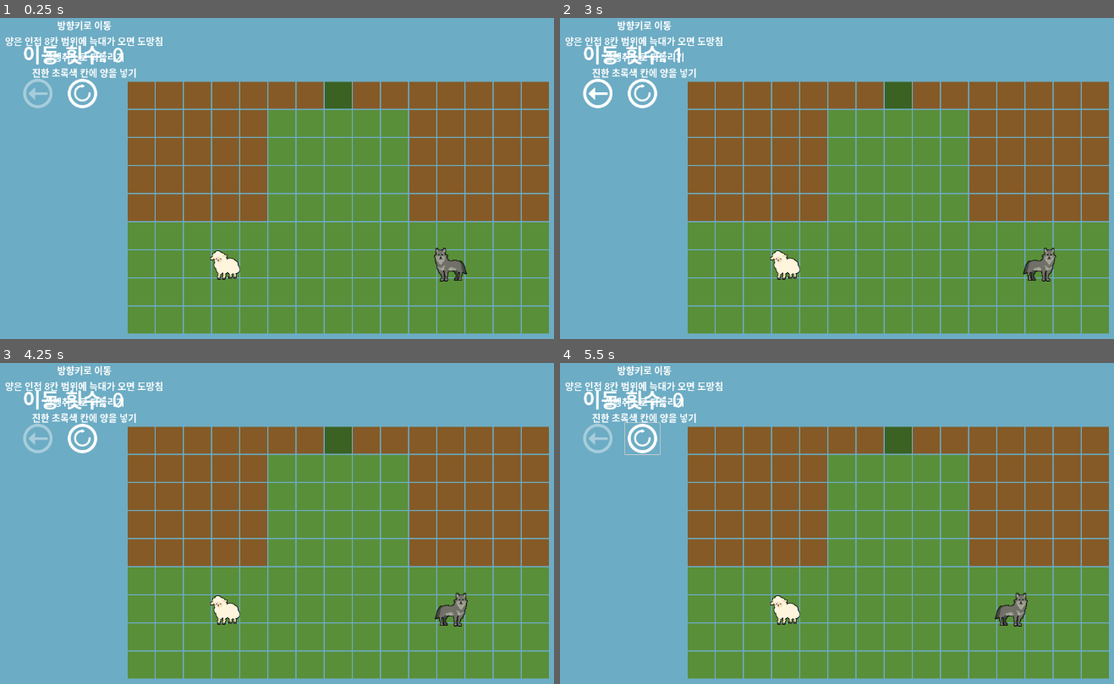
Above: before the commit, frames 1-4 (two rows, left to right).
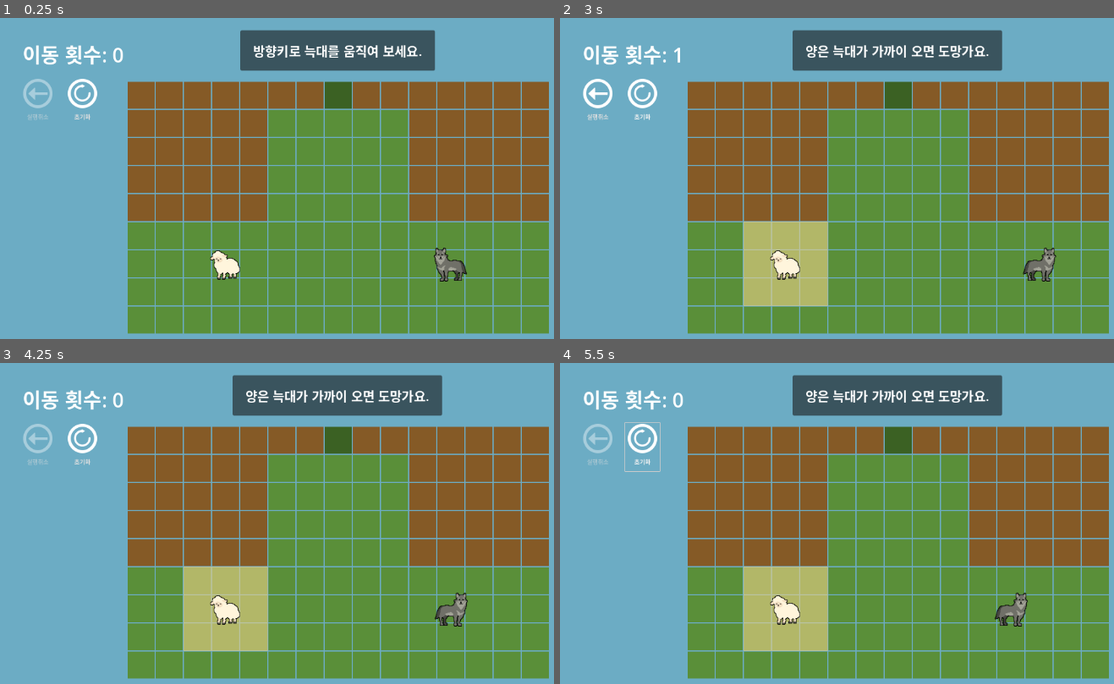
Above: after the commit, the same moments.

Repository: bnnajh7411-a11y/sokoban
Game: Godot game, scene res://scenes/Stage1.tscn
The game is run twice, just before and just after one commit, with the same random seed, the same clock (stepped at 60 frames per second) and the same inputs. This scene is started directly instead of the project's main scene.
Inputs (mouse positions are in pixels of both pictures, inside the frame that each line leads up to; where the layout moved, square brackets give the same spot in the first picture):
- Up to frame 1 (0.25 s): no input
- Up to frame 2 (3 s): click (643, 101) [643, 95] at 0.5 s; click (643, 101) [643, 95] at 1.25 s; click (643, 101) [643, 95] at 2 s; tap Enter at 2.75 s; hold Right (ui_right) from 2.78 s (still down)
- Up to frame 3 (4.25 s): release Right (ui_right) at 3.5 s; click (38, 446) [38, 440] at 3.5 s
- Up to frame 4 (5.5 s): tap Space at 4.25 s; hold Down (ui_down) 4.28-5.03 s; tap Enter at 5 s; hold Right (ui_right) from 5.03 s (still down)

The runs differ from the first frame. In frame 1, 5.7% of the frame differs, in the area x 0-79%, y 0-32%; in frame 2, 9.8%; in frame 3, 9.7%; in frame 4, 9.8%, in the area x 0-80%, y 0-90%.

Commit message:
Tutorial

Diff:
--- a/Main.gd
+++ b/Main.gd
@@ -17,6 +17,7 @@
 @onready var result_title_label: Label = $CanvasLayer/ClearOverlay/CenterContainer/ClearPanel/VBoxContainer/TitleLabel
 @onready var result_message_label: Label = $CanvasLayer/ClearOverlay/CenterContainer/ClearPanel/VBoxContainer/MessageLabel
 @onready var restart_button: Button = $CanvasLayer/ClearOverlay/CenterContainer/ClearPanel/VBoxContainer/RetryButton
+@onready var tutorial_overlay: Node = get_node_or_null("CanvasLayer/TutorialOverlay")
 
 var _goal_cells: Dictionary = {}
 var _undo_history: Array = []
@@ -298,6 +299,9 @@
 
 
 func _on_restart_button_pressed() -> void:
+	if tutorial_overlay != null and tutorial_overlay.has_method("prepare_for_restart"):
+		tutorial_overlay.call("prepare_for_restart")
+
 	get_tree().reload_current_scene()
 
 
--- a/project.godot
+++ b/project.godot
@@ -11,7 +11,7 @@
 [application]
 
 config/name="Sokoban"
-run/main_scene="uid://m32m7mc7nxp"
+run/main_scene="res://scenes/Main.tscn"
 config/features=PackedStringArray("4.6", "Forward Plus")
 config/icon="res://icon.svg"
 
--- a/scenes/Stage1.tscn
+++ b/scenes/Stage1.tscn
@@ -6,6 +6,7 @@
 [ext_resource type="Texture2D" uid="uid://dpujglgwqhbnh" path="res://image/Undo.png" id="3_5mgwk"]
 [ext_resource type="PackedScene" uid="uid://boiwx3wbv6oq8" path="res://actors/Player.tscn" id="3_qasgr"]
 [ext_resource type="Texture2D" uid="uid://dqdopxl3axuhl" path="res://image/Retry.png" id="4_cskvh"]
+[ext_resource type="Script" uid="uid://cblu8a023gdar" path="res://scenes/Stage1Tutorial.gd" id="5_tutorial"]
 
 [node name="Stage1" type="Node2D" unique_id=1683069215]
 script = ExtResource("1_qasgr")
@@ -18,6 +19,18 @@
 position = Vector2(170, 60)
 tile_map_data = PackedByteArray("AAABAAgAAAAAAAAAAAACAAgAAAAAAAAAAAADAAgAAAAAAAAAAAAEAAgAAAAAAAAAAAAFAAgAAAAAAAAAAAAGAA …(2080 unchanged characters)…
 tile_set = ExtResource("1_06ygk")
+
+[node name="Sight" type="Polygon2D" parent="." unique_id=762950842]
+visible = false
+position = Vector2(314, 348)
+color = Color(0.93404996, 0.8278295, 0.5345957, 0.5921569)
+polygon = PackedVector2Array(0, 0, 0, 144, 144, 144, 144, 0)
+
+[node name="Highlight" type="Polygon2D" parent="." unique_id=1471570494]
+visible = false
+position = Vector2(24, 87)
+color = Color(0.93333334, 0.827451, 0.53333336, 0.87058824)
+polygon = PackedVector2Array(0, 0, 0, 100, 160, 100, 160, 0, 150, 10, 150, 90, 10, 90, 10, 10, 150, 10, 160, 0)
 
 [node name="CanvasLayer" type="CanvasLayer" parent="." unique_id=139670489]
 layer = 10
@@ -50,10 +63,12 @@
 offset_right = 144.0
 offset_bottom = 198.0
 scale = Vector2(0.5, 0.5)
-theme_override_icons/icon = ExtResource("3_5mgwk")
+theme_override_font_sizes/font_size = 20
+text = "실행취소"
 icon = ExtResource("3_5mgwk")
 flat = true
 icon_alignment = 1
+vertical_icon_alignment = 0
 
 [node name="RetryButton" type="Button" parent="CanvasLayer/Hud" unique_id=1529828039]
 custom_minimum_size = Vector2(120, 32)
@@ -63,10 +78,12 @@
 offset_right = 220.0
 offset_bottom = 198.0
 scale = Vector2(0.5, 0.5)
-theme_override_icons/icon = ExtResource("3_5mgwk")
+theme_override_font_sizes/font_size = 20
+text = "초기화"
 icon = ExtResource("4_cskvh")
 flat = true
 icon_alignment = 1
+vertical_icon_alignment = 0
 
 [node name="ClearOverlay" type="Control" parent="CanvasLayer" unique_id=1730192693]
 visible = false
@@ -112,22 +129,50 @@
 layout_mode = 2
 text = "다시 플레이"
 
-[node name="Tutorial" type="Control" parent="CanvasLayer" unique_id=1214005666]
+[node name="TutorialOverlay" type="Control" parent="CanvasLayer" unique_id=1214005666]
 layout_mode = 3
+anchors_preset = 15
+anchor_right = 1.0
+anchor_bottom = 1.0
+grow_horizontal = 2
+grow_vertical = 2
+mouse_filter = 2
+script = ExtResource("5_tutorial")
+
+[node name="MessageOverlay" type="Control" parent="CanvasLayer/TutorialOverlay" unique_id=60450945]
 anchors_preset = 0
-offset_right = 40.0
-offset_bottom = 40.0
+anchor_right = 1.0
+anchor_bottom = 1.0
+mouse_filter = 2
 
-[node name="Label" type="Label" parent="CanvasLayer/Tutorial" unique_id=56227795]
-layout_mode = 0
-offset_right = 291.0
-offset_bottom = 101.0
-text = "방향키로 이동
-양은 인접 8칸 범위에 늑대가 오면 도망침
-실행취소로 되돌리기
-진한 초록색 칸에 양을 넣기"
+[node name="CenterContainer" type="CenterContainer" parent="CanvasLayer/TutorialOverlay/MessageOverlay" unique_id=857475462]
+layout_mode = 1
+anchors_preset = 15
+anchor_right = 1.0
+anchor_bottom = 1.0
+offset_left = 1.0
+offset_top = -268.0
+offset_right = 1.0
+offset_bottom = -268.0
+grow_horizontal = 2
+grow_vertical = 2
+mouse_filter = 2
+
+[node name="TutorialPanel" type="PanelContainer" parent="CanvasLayer/TutorialOverlay/MessageOverlay/CenterContainer" unique_id=194148182]
+layout_mode = 2
+
+[node name="MarginContainer" type="MarginContainer" parent="CanvasLayer/TutorialOverlay/MessageOverlay/CenterContainer/TutorialPanel" unique_id=777438641]
+layout_mode = 2
+theme_override_constants/margin_left = 22
+theme_override_constants/margin_top = 18
+theme_override_constants/margin_right = 22
+theme_override_constants/margin_bottom = 18
+
+[node name="MessageLabel" type="Label" parent="CanvasLayer/TutorialOverlay/MessageOverlay/CenterContainer/TutorialPanel/MarginContainer" unique_id=1858027024]
+layout_mode = 2
+theme_override_font_sizes/font_size = 22
+text = "방향키로 늑대를 움직여 보세요."
 horizontal_alignment = 1
-vertical_alignment = 1
 language = "ko_KR"
 
 [node name="Sheep" parent="." unique_id=1311717518 instance=ExtResource("2_hp1su")]
--- /dev/null
+++ b/scenes/Stage1Tutorial.gd
@@ -0,0 +1,332 @@
+extends Control
+
+const SHEEP_GROUP_NAME: StringName = &"sheep"
+const OPENING_BODY_TEXT: String = "방향키로 늑대를 움직여 보세요."
+const SHEEP_HINT_TEXT: String = "양은 늑대가 가까이 오면 도망가요."
+const UNDO_HINT_TEXT: String = "실수하면 왼쪽 위 실행취소나 초기화 버튼으로 되돌릴 수 있어요."
+const GOAL_HINT_TEXT: String = "양을 진한 초록 칸으로 유도해 보세요."
+const SIGHT_ALERT_RANGE_TILES: int = 1
+const TIP_DURATION_SECONDS: float = 3.2
+
+static var _pending_restore_state: Dictionary = {}
+
+@onready var message_overlay: Control = $MessageOverlay
+@onready var message_label: Label = $MessageOverlay/CenterContainer/TutorialPanel/MarginContainer/MessageLabel
+@onready var sight: CanvasItem = get_node_or_null("../../Sight") as CanvasItem
+@onready var highlight: CanvasItem = get_node_or_null("../../Highlight") as CanvasItem
+@onready var player: GridActor = get_node_or_null("../../Player") as GridActor
+@onready var undo_button: Button = get_node_or_null("../Hud/UndoButton") as Button
+@onready var clear_overlay: Control = get_node_or_null("../ClearOverlay") as Control
+
+var _has_hidden_opening: bool = false
+var _has_shown_sheep_hint: bool = false
+var _has_queued_goal_hint: bool = false
+var _is_showing_tip: bool = false
+var _is_waiting_for_undo_action: bool = false
+var _current_tip_message: String = ""
+var _tip_queue: Array[String] = []
+var _tip_run_id: int = 0
+
+
+func _ready() -> void:
+	_show_opening_message()
+
+	if sight != null:
+		sight.visible = false
+	if highlight != null:
+		highlight.visible = false
+
+	_restore_pending_restart_state()
+
+	if clear_overlay != null and not clear_overlay.visibility_changed.is_connected(_on_clear_overlay_visibility_changed):
+		clear_overlay.visibility_changed.connect(_on_clear_overlay_visibility_changed)
+
+	call_deferred("_bind_tutorial_signals")
+
+
+func _bind_tutorial_signals() -> void:
+	if player != null and not player.move_started.is_connected(_on_player_move_started):
+		player.move_started.connect(_on_player_move_started)
+	if player != null and not player.move_finished.is_connected(_on_player_move_finished):
+		player.move_finished.connect(_on_player_move_finished)
+
+	if undo_button != null and not undo_button.pressed.is_connected(_on_undo_button_pressed):
+		undo_button.pressed.connect(_on_undo_button_pressed)
+
+	for node in get_tree().get_nodes_in_group(SHEEP_GROUP_NAME):
+		var sheep: SheepActor = node as SheepActor
+		if sheep != null and not sheep.move_started.is_connected(_on_sheep_move_started):
+			sheep.move_started.connect(_on_sheep_move_started)
+
+
+func _on_player_move_started(_actor: Node, _from_cell: Vector2i, _to_cell: Vector2i, _direction: Vector2i) -> void:
+	_hide_opening()
+
+
+func _on_player_move_finished(_actor: Node, _from_cell: Vector2i, _to_cell: Vector2i, _direction: Vector2i) -> void:
+	if _is_level_finished():
+		return
+
+	if not _has_shown_sheep_hint:
+		_has_shown_sheep_hint = true
+		_enqueue_tip(SHEEP_HINT_TEXT)
+
+	_update_tip_visuals(_current_tip_message)
+
+
+func _on_sheep_move_started(_actor: Node, _from_cell: Vector2i, _to_cell: Vector2i, _direction: Vector2i) -> void:
+	if _is_level_finished():
+		return
+
+	_hide_opening()
+	_update_tip_visuals(_current_tip_message)
+
+	if _current_tip_message == SHEEP_HINT_TEXT:
+		_dismiss_current_tip(false)
+
+	if not _has_shown_sheep_hint:
+		_has_shown_sheep_hint = true
+		_enqueue_tip(SHEEP_HINT_TEXT)
+
+	if not _has_queued_goal_hint:
+		_has_queued_goal_hint = true
+		_enqueue_tip(UNDO_HINT_TEXT)
+		_enqueue_tip(GOAL_HINT_TEXT)
+
+
+func _on_undo_button_pressed() -> void:
+	if _is_level_finished():
+		return
+
+	_hide_opening()
+	if _dismiss_undo_hint():
+		return
+
+	if _has_queued_goal_hint:
+		return
+
+	_has_queued_goal_hint = true
+	_enqueue_tip(UNDO_HINT_TEXT)
+	_enqueue_tip(GOAL_HINT_TEXT)
+
+
+func _enqueue_tip(message: String) -> void:
+	if message.is_empty() or _is_level_finished():
+		return
+
+	if _tip_queue.has(message):
+		return
+
+	_tip_queue.append(message)
+	if _is_showing_tip:
+		return
+
+	_show_next_tip()
+
+
+func _show_next_tip() -> void:
+	if _tip_queue.is_empty() or _is_level_finished():
+		_is_showing_tip = false
+		_hide_message()
+		return
+
+	_is_showing_tip = true
+	_is_waiting_for_undo_action = false
+	_set_player_input_locked(false)
+
+	var message: String = String(_tip_queue.pop_front())
+	_current_tip_message = message
+	message_label.text = message
+	message_overlay.visible = true
+	_update_tip_visuals(message)
+
+	if message == SHEEP_HINT_TEXT:
+		return
+
+	if message == UNDO_HINT_TEXT:
+		_is_waiting_for_undo_action = true
+		_set_player_input_locked(true)
+		return
+
+	_tip_run_id += 1
+	_hide_tip_later(_tip_run_id)
+
+
+func _hide_tip_later(run_id: int) -> void:
+	await get_tree().create_timer(TIP_DURATION_SECONDS).timeout
+
+	if run_id != _tip_run_id:
+		return
+
+	_dismiss_current_tip()
+
+
+func _hide_opening() -> void:
+	if _has_hidden_opening:
+		return
+
+	_has_hidden_opening = true
+	if not _is_showing_tip:
+		_hide_message()
+
+
+func prepare_for_restart() -> void:
+	if _is_level_finished():
+		return
+
+	var saved_tip_queue: Array[String] = _tip_queue.duplicate()
+	var current_tip: String = _current_tip_message
+	var is_waiting_for_undo_action: bool = _is_waiting_for_undo_action
+	var is_showing_tip: bool = _is_showing_tip and not current_tip.is_empty()
+
+	if current_tip == UNDO_HINT_TEXT:
+		current_tip = ""
+		is_waiting_for_undo_action = false
+		is_showing_tip = false
+		if _has_queued_goal_hint and not saved_tip_queue.has(GOAL_HINT_TEXT):
+			saved_tip_queue.push_front(GOAL_HINT_TEXT)
+
+	_pending_restore_state = {
+		"has_hidden_opening": _has_hidden_opening,
+		"has_shown_sheep_hint": _has_shown_sheep_hint,
+		"has_queued_goal_hint": _has_queued_goal_hint,
+		"current_tip": current_tip,
+		"is_showing_tip": is_showing_tip,
+		"is_waiting_for_undo_action": is_waiting_for_undo_action,
+		"tip_queue": saved_tip_queue,
+	}
+
+
+func _restore_pending_restart_state() -> void:
+	if _pending_restore_state.is_empty():
+		return
+
+	var state: Dictionary = _pending_restore_state
+	_pending_restore_state = {}
+
+	_has_hidden_opening = bool(state.get("has_hidden_opening", false))
+	_has_shown_sheep_hint = bool(state.get("has_shown_sheep_hint", false))
+	_has_queued_goal_hint = bool(state.get("has_queued_goal_hint", false))
+	_current_tip_message = String(state.get("current_tip", ""))
+	_is_showing_tip = bool(state.get("is_showing_tip", false))
+	_is_waiting_for_undo_action = bool(state.get("is_waiting_for_undo_action", false))
+
+	var saved_tip_queue: Variant = state.get("tip_queue", [])
+	if saved_tip_queue is Array:
+		_tip_queue = saved_tip_queue.duplicate()
+	else:
+		_tip_queue = []
+
+	if not _is_showing_tip or _current_tip_message.is_empty():
+		if _has_hidden_opening:
+			_hide_message()
+		else:
+			_show_opening_message()
+		_update_tip_visuals("")
+		if not _tip_queue.is_empty():
+			_show_next_tip()
+		return
+
+	message_label.text = _current_tip_message
+	message_overlay.visible = true
+	_update_tip_visuals(_current_tip_message)
+
+	if _is_waiting_for_undo_action:
+		_set_player_input_locked(true)
+		return
+
+	if _current_tip_message == SHEEP_HINT_TEXT:
+		return
+
+	_tip_run_id += 1
+	_hide_tip_later(_tip_run_id)
+
+
+func _dismiss_undo_hint() -> bool:
+	if not _is_waiting_for_undo_action or _current_tip_message != UNDO_HINT_TEXT:
+		return false
+
+	_dismiss_current_tip()
+	return true
+
+
+func _on_clear_overlay_visibility_changed() -> void:
+	if clear_overlay == null or not clear_overlay.visible:
+		return
+
+	_hide_all_tutorial()
+
+
+func _hide_all_tutorial() -> void:
+	_hide_opening()
+	_tip_queue.clear()
+	_is_waiting_for_undo_action = false
+	_set_player_input_locked(false)
+	_is_showing_tip = false
+	_tip_run_id += 1
+	_current_tip_message = ""
+	_hide_message()
+	_update_tip_visuals("")
+
+
+func _is_level_finished() -> bool:
+	return clear_overlay != null and clear_overlay.visible
+
+
+func _show_opening_message() -> void:
+	message_label.text = OPENING_BODY_TEXT
+	message_overlay.visible = true
+
+
+func _hide_message() -> void:
+	message_overlay.visible = false
+
+
+func _update_tip_visuals(message: String) -> void:
+	if sight != null:
+		sight.visible = message == SHEEP_HINT_TEXT and not _is_player_in_sight_range()
+
+	if highlight != null:
+		highlight.visible = message == UNDO_HINT_TEXT
+
+
+func _dismiss_current_tip(show_next_tip: bool = true) -> void:
+	var was_waiting_for_undo_action: bool = _is_waiting_for_undo_action
+
+	_is_waiting_for_undo_action = false
+	if was_waiting_for_undo_action:
+		_set_player_input_locked(false)
+
+	_current_tip_message = ""
+	_hide_message()
+	_update_tip_visuals("")
+	_is_showing_tip = false
+
+	if show_next_tip and not _tip_queue.is_empty():
+		_show_next_tip()
+
+
+func _set_player_input_locked(locked: bool) -> void:
+	if player == null:
+		return
+
+	if locked:
+		player.controllable = false
+	elif not _is_level_finished():
+		player.controllable = true
+
+
+func _is_player_in_sight_range() -> bool:
+	if player == null:
+		return false
+
+	for node in get_tree().get_nodes_in_group(SHEEP_GROUP_NAME):
+		var sheep: SheepActor = node as SheepActor
+		if sheep == null:
+			continue
+
+		var delta: Vector2i = player.grid_cell - sheep.grid_cell
+		if max(abs(delta.x), abs(delta.y)) <= SIGHT_ALERT_RANGE_TILES:
+			return true
+
+	return false
Not shown, added: scenes/Stage1Tutorial.gd.uid
